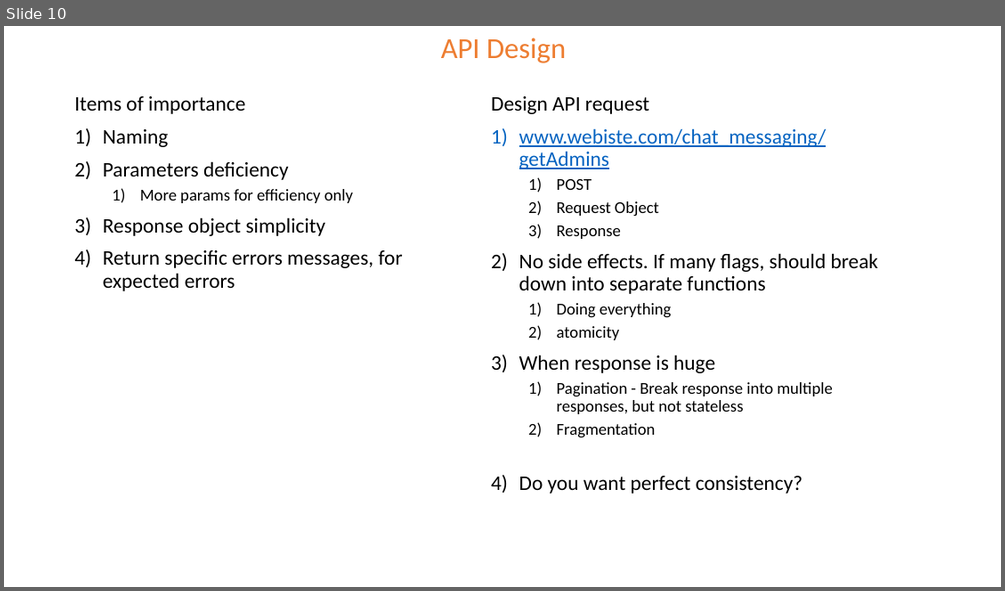
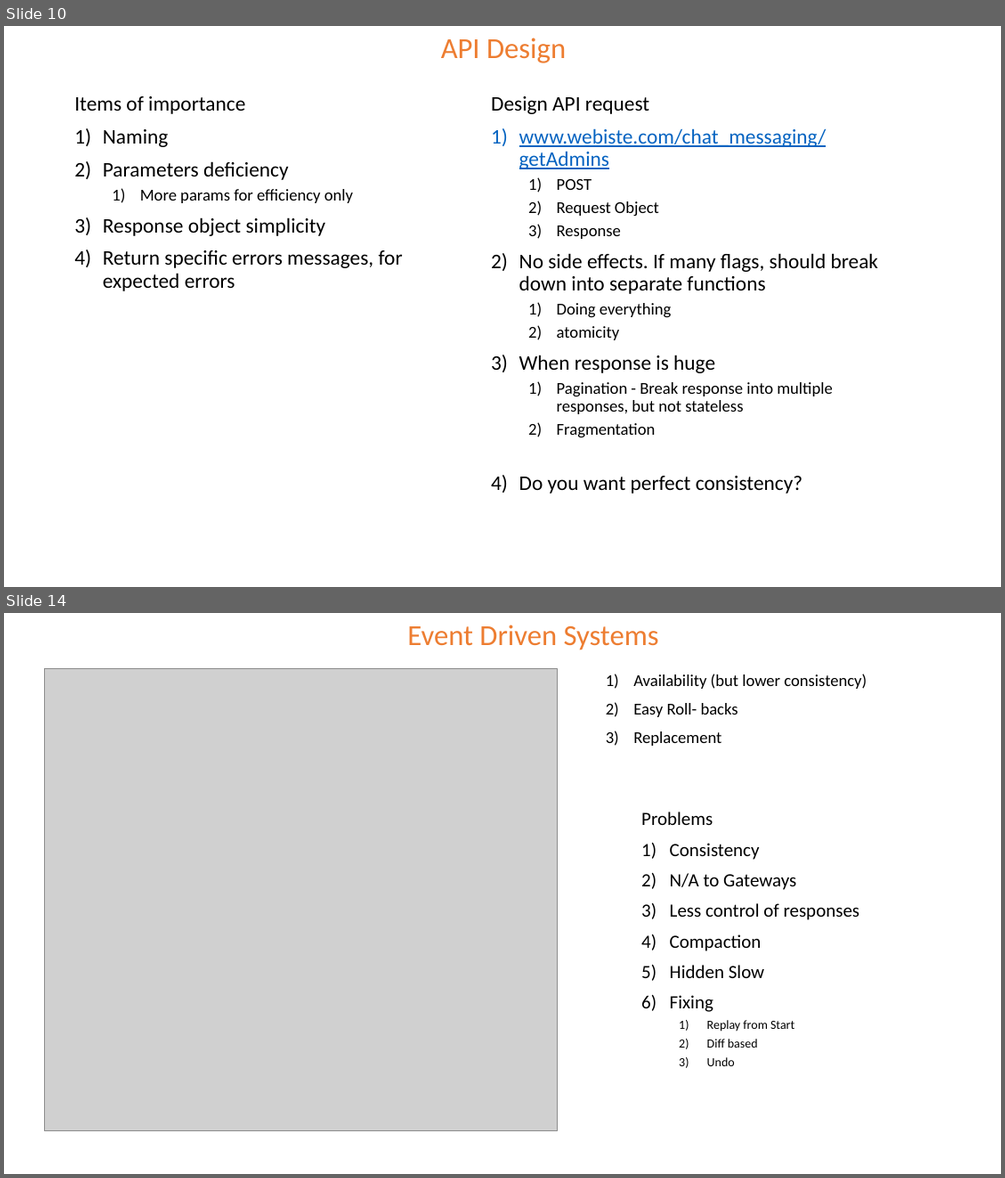
Before and after one commit to the-potato-man/Leetcode, a slide deck: design/System Design Notes.pptx. Shown one above the other, each under a label of ours: slide 10 before the commit, slides 10 and 14 after it; the slides between them are not shown. The pictures are 1005x591 and 1005x1178 pixels, drawn with LibreOffice and Linux fonts; fonts in the diff are those of the drawing; grey boxes stand for pictures. Boxes give left, top, right and bottom in pixels: in the first picture for what was removed or moved away, otherwise in the second. Text is boxed around its words. In the diff, an @@ line names an element or a change of style, - is before the commit and + after.

Commit message:
Event driven systems

```diff
--- a/design/System Design Notes.pptx
+++ b/design/System Design Notes.pptx
@@ slide 14 added at <box>4,613,1001,1174</box>, background #FFFFFF @@
@@ text added at <box>407,625,659,650</box>, 28 pt, text #ED7D31 @@
+Event Driven Systems
@@ picture added at <box>44,669,558,1131</box> @@
@@ text added at <box>633,674,866,746</box>, 16 pt, text #000000 @@
+1) Availability (but lower consistency)
+2) Easy Roll- backs
+3) Replacement
@@ text added at <box>641,811,860,1066</box>, 18 pt, text #000000 @@
+Problems
+1) Consistency
+2) N/A to Gateways
+3) Less control of responses
+4) Compaction
+5) Hidden Slow
+6) Fixing
+  1) Replay from Start
+  2) Diff based
+  3) Undo
```
Also in this commit, not shown: 3 other slides added.
